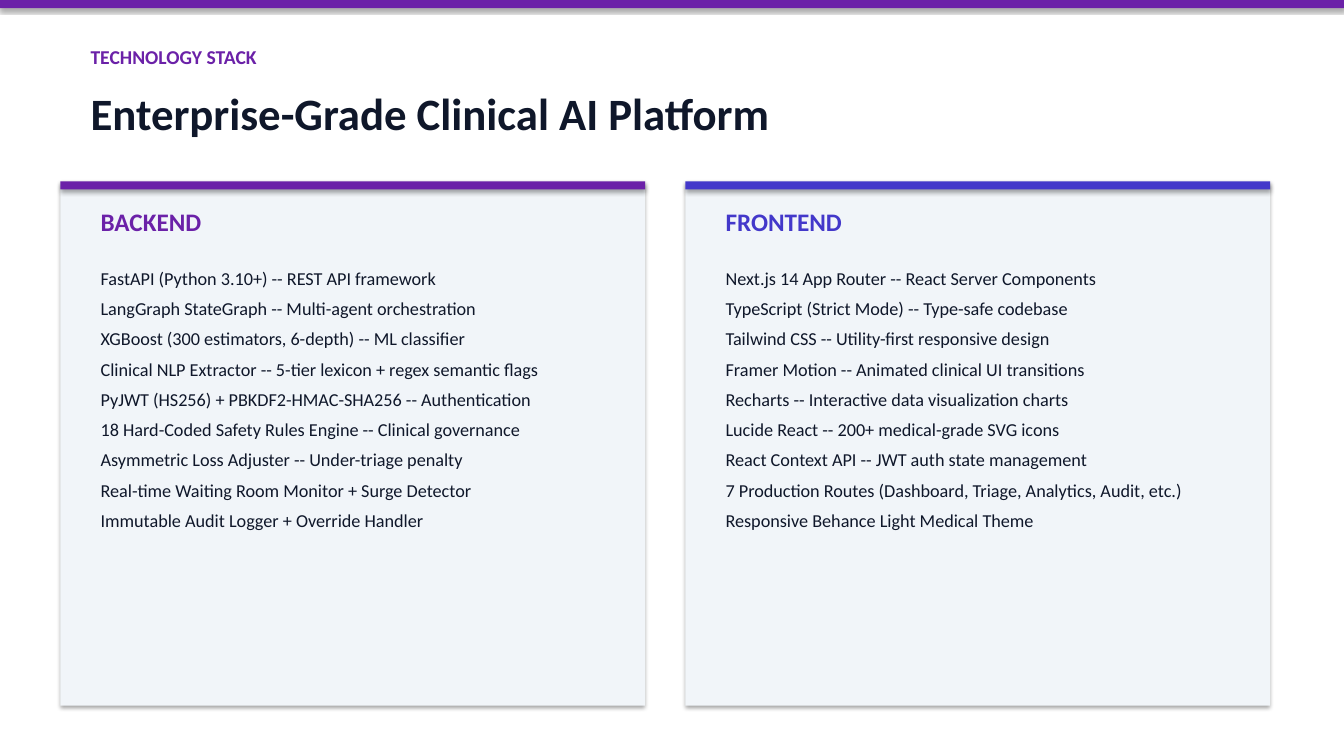
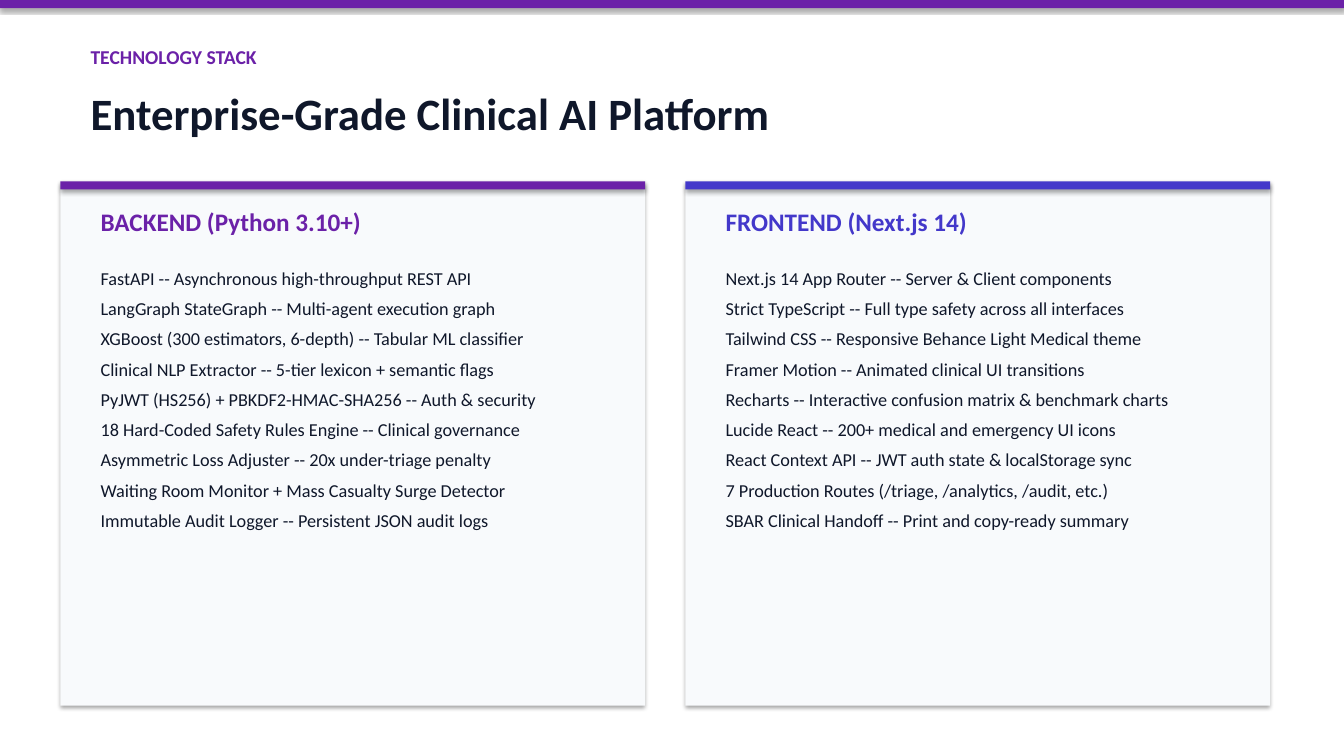
Before and after one commit to smit45-m/PatientTriage, a slide deck: slide 5 of PatientTriage_BusinessProposal.pptx. Drawn at 1344x756 pixels with LibreOffice and Linux fonts; fonts in the diff are those of the drawing. Boxes give left, top, right and bottom in pixels: in the first picture for what was removed or moved away, otherwise in the second. Text is boxed around its words. In the diff, an @@ line names an element or a change of style, - is before the commit and + after.

```diff
--- a/PatientTriage_BusinessProposal.pptx
+++ b/PatientTriage_BusinessProposal.pptx
@@ rectangle at <box>60,181,645,706</box>: fill #F1F5F9 to #F8FAFC @@
@@ rectangle at <box>686,181,1270,706</box>: fill #F1F5F9 to #F8FAFC @@
@@ text at <box>101,212,360,235</box>: text changed @@
-BACKEND
+BACKEND (Python 3.10+)
@@ text at <box>726,212,966,236</box>: text changed @@
-FRONTEND
+FRONTEND (Next.js 14)
@@ text at <box>101,272,535,409</box>: text changed @@
-FastAPI (Python 3.10+) -- REST API framework
-LangGraph StateGraph -- Multi-agent orchestration
-XGBoost (300 estimators, 6-depth) -- ML classifier
-Clinical NLP Extractor -- 5-tier lexicon + regex semantic flags
-PyJWT (HS256) + PBKDF2-HMAC-SHA256 -- Authentication
+FastAPI -- Asynchronous high-throughput REST API
+LangGraph StateGraph -- Multi-agent execution graph
+XGBoost (300 estimators, 6-depth) -- Tabular ML classifier
+Clinical NLP Extractor -- 5-tier lexicon + semantic flags
+PyJWT (HS256) + PBKDF2-HMAC-SHA256 -- Auth & security
@@ text at <box>726,272,1141,348</box>: text changed @@
-Next.js 14 App Router -- React Server Components
-TypeScript (Strict Mode) -- Type-safe codebase
-Tailwind CSS -- Utility-first responsive design
+Next.js 14 App Router -- Server & Client components
+Strict TypeScript -- Full type safety across all interfaces
+Tailwind CSS -- Responsive Behance Light Medical theme
@@ text at <box>726,393,1168,530</box>: text changed @@
-Recharts -- Interactive data visualization charts
-Lucide React -- 200+ medical-grade SVG icons
-React Context API -- JWT auth state management
-7 Production Routes (Dashboard, Triage, Analytics, Audit, etc.)
-Responsive Behance Light Medical Theme
+Recharts -- Interactive confusion matrix & benchmark charts
+Lucide React -- 200+ medical and emergency UI icons
+React Context API -- JWT auth state & localStorage sync
+7 Production Routes (/triage, /analytics, /audit, etc.)
+SBAR Clinical Handoff -- Print and copy-ready summary
@@ text at <box>101,453,506,530</box>: text changed @@
-Asymmetric Loss Adjuster -- Under-triage penalty
-Real-time Waiting Room Monitor + Surge Detector
-Immutable Audit Logger + Override Handler
+Asymmetric Loss Adjuster -- 20x under-triage penalty
+Waiting Room Monitor + Mass Casualty Surge Detector
+Immutable Audit Logger -- Persistent JSON audit logs
```
Also in this commit, not shown: 14 other slides changed, 5 other files.
